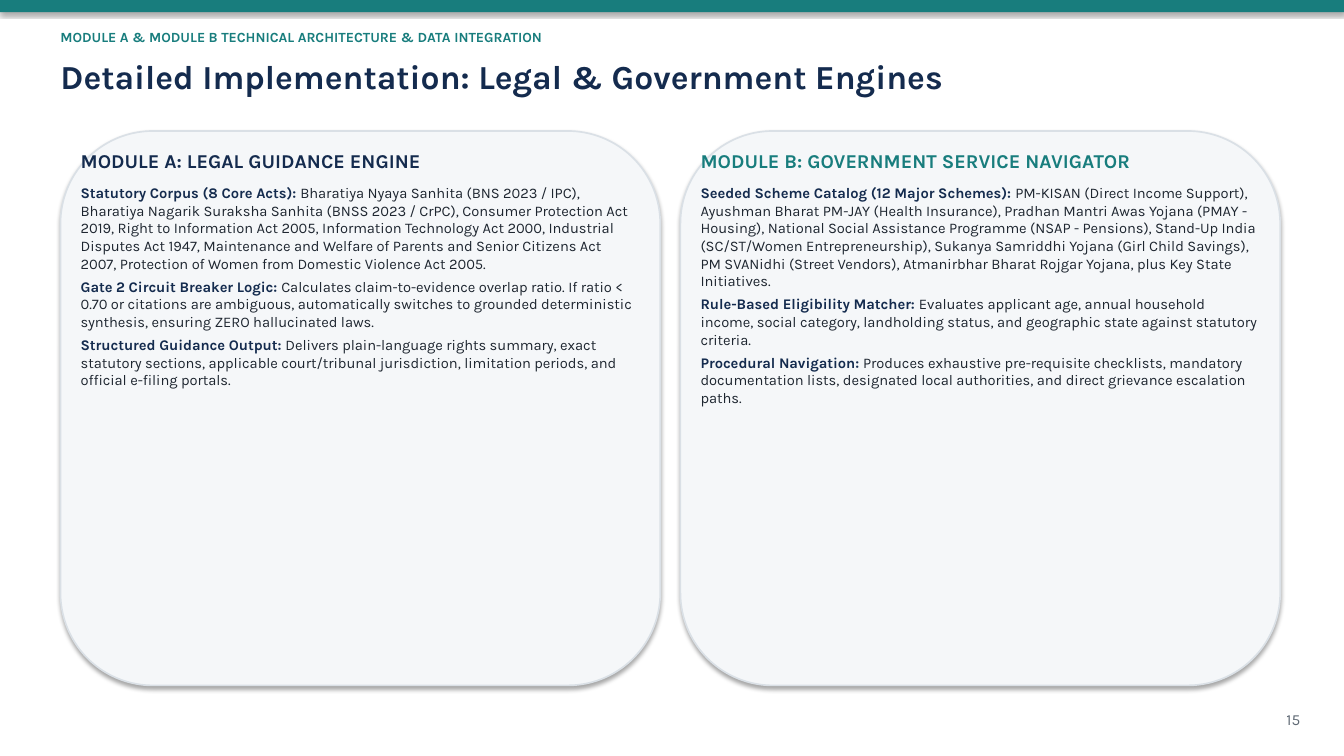
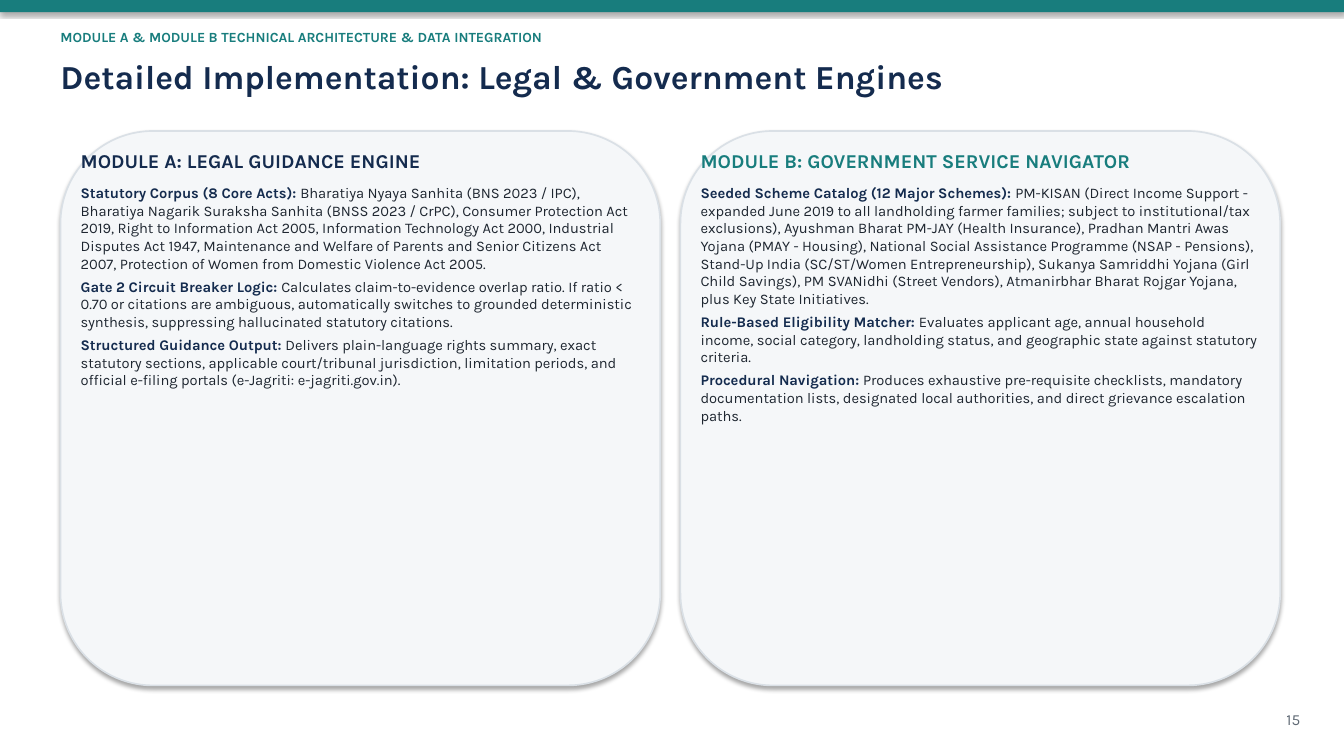
Before and after one commit to DEVANSHSAVLA/Finalyear_MajorProject, a slide deck: slide 15 of docs/review-2-submission/CivicSphere_AI_Review_2_Presentation.pptx. Drawn at 1344x756 pixels with LibreOffice and Linux fonts; fonts in the diff are those of the drawing. Boxes give left, top, right and bottom in pixels: in the first picture for what was removed or moved away, otherwise in the second. Text is boxed around its words. In the diff, an @@ line names an element or a change of style, - is before the commit and + after.

```diff
--- a/docs/review-2-submission/CivicSphere_AI_Review_2_Presentation.pptx
+++ b/docs/review-2-submission/CivicSphere_AI_Review_2_Presentation.pptx
@@ text at [701,187,1253,308]: text changed @@
-Seeded Scheme Catalog (12 Major Schemes): PM-KISAN (Direct Income Support), Ayushman Bharat PM-JAY (Health Insurance), Pradhan Mantri Awas Yojana (PMAY - Housing), National Social Assistance Programme (NSAP - Pensions), Stand-Up India (SC/ST/Women Entrepreneurship), Sukanya Samriddhi Yojana (Girl Child Savings), PM SVANidhi (Street Vendors), Atmanirbhar Bharat Rojgar Yojana, plus Key State Initiatives.
+Seeded Scheme Catalog (12 Major Schemes): PM-KISAN (Direct Income Support - expanded June 2019 to all landholding farmer families; subject to institutional/tax exclusions), Ayushman Bharat PM-JAY (Health Insurance), Pradhan Mantri Awas Yojana (PMAY - Housing), National Social Assistance Programme (NSAP - Pensions), Stand-Up India (SC/ST/Women Entrepreneurship), Sukanya Samriddhi Yojana (Girl Child Savings), PM SVANidhi (Street Vendors), Atmanirbhar Bharat Rojgar Yojana, plus Key State Initiatives.
@@ text at [81,281,632,389]: text changed @@
-Gate 2 Circuit Breaker Logic: Calculates claim-to-evidence overlap ratio. If ratio < 0.70 or citations are ambiguous, automatically switches to grounded deterministic synthesis, ensuring ZERO hallucinated laws.
-Structured Guidance Output: Delivers plain-language rights summary, exact statutory sections, applicable court/tribunal jurisdiction, limitation periods, and official e-filing portals.
+Gate 2 Circuit Breaker Logic: Calculates claim-to-evidence overlap ratio. If ratio < 0.70 or citations are ambiguous, automatically switches to grounded deterministic synthesis, suppressing hallucinated statutory citations.
+Structured Guidance Output: Delivers plain-language rights summary, exact statutory sections, applicable court/tribunal jurisdiction, limitation periods, and official e-filing portals (e-Jagriti: e-jagriti.gov.in).
```
Also in this commit, not shown: 19 other slides changed, 30 other files.
